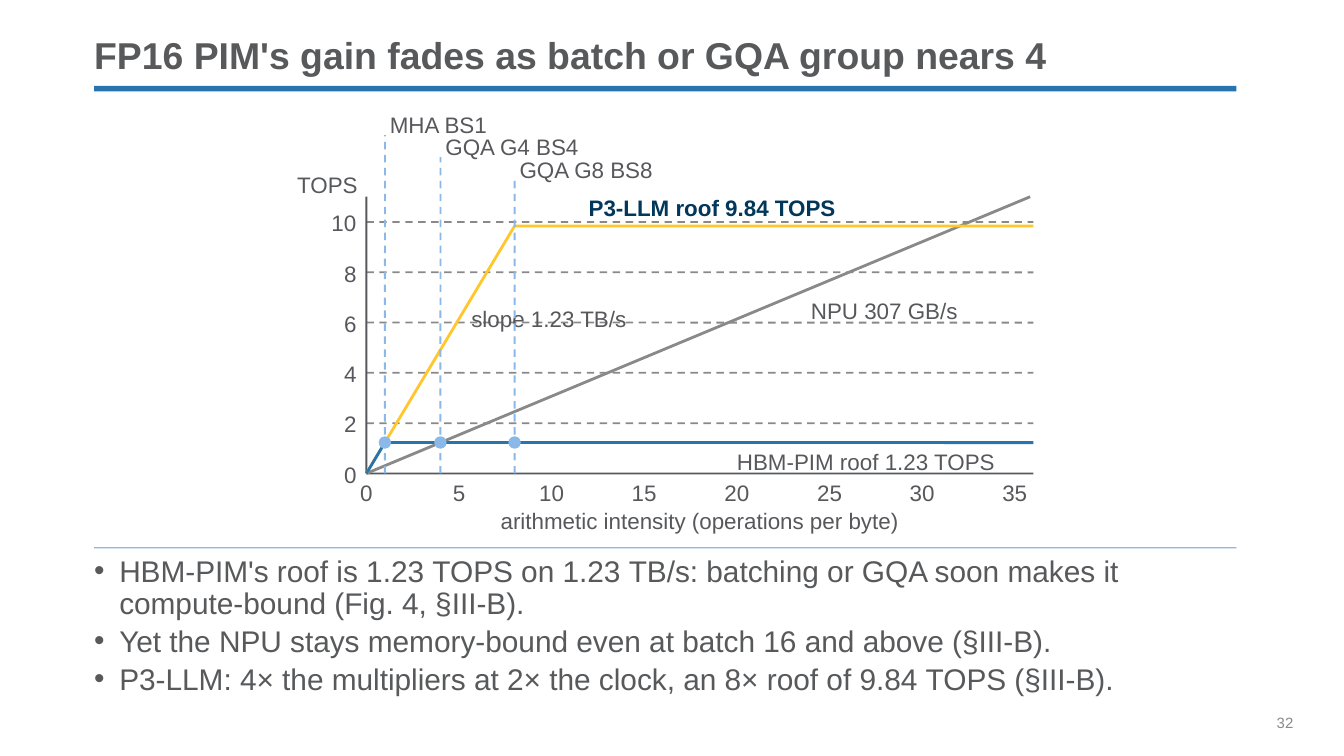
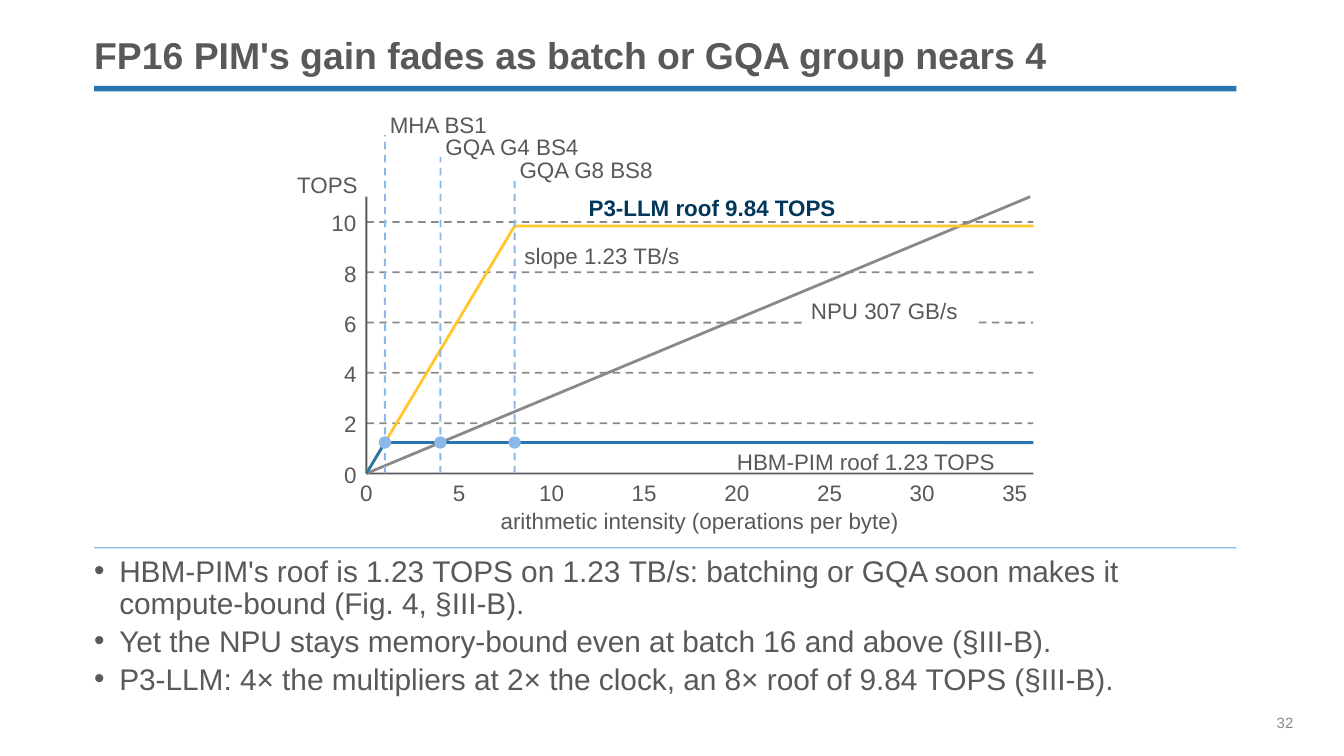
Before and after one commit to yanggon-kim/skills, a slide deck: slide 32 of ppt-create/assets/reference/p3llm-intro.pptx. Drawn at 1344x756 pixels with LibreOffice and Linux fonts; fonts in the diff are those of the drawing; background and template pictures are left out. Boxes give left, top, right and bottom in pixels: in the first picture for what was removed or moved away, otherwise in the second. Text is boxed around its words. In the diff, an @@ line names an element or a change of style, - is before the commit and + after.

```diff
--- a/ppt-create/assets/reference/p3llm-intro.pptx
+++ b/ppt-create/assets/reference/p3llm-intro.pptx
@@ text "slope 1.23 TB/s": place and size @@
-text "slope 1.23 TB/s" at [471, 310, 626, 332]
+text "slope 1.23 TB/s" at [524, 248, 679, 269]
@@ line moved from (367, 323) - (1034, 323) to (367, 323) - (804, 323) @@
@@ line added from (978, 323) to (1034, 323), #898989 1 pt dashed @@
```
Also in this commit, not shown: 11 other slides changed, 11 other files.
